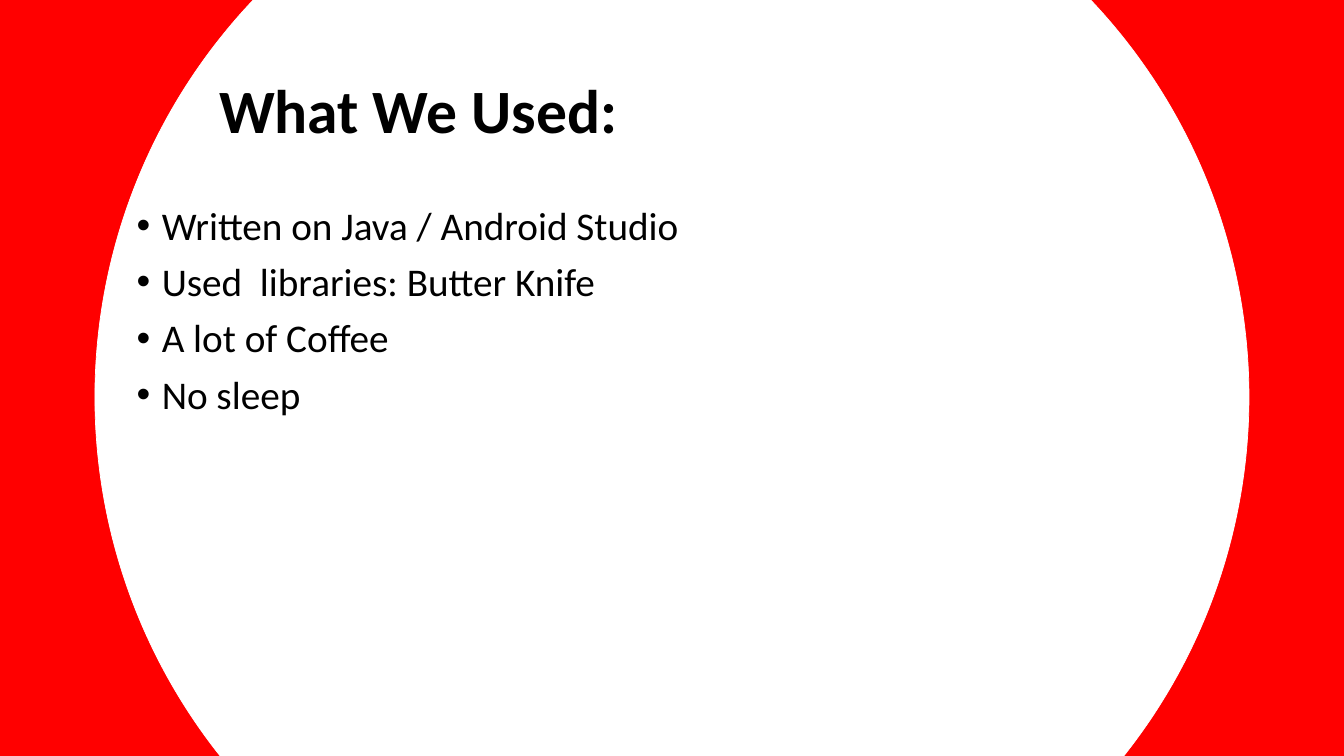
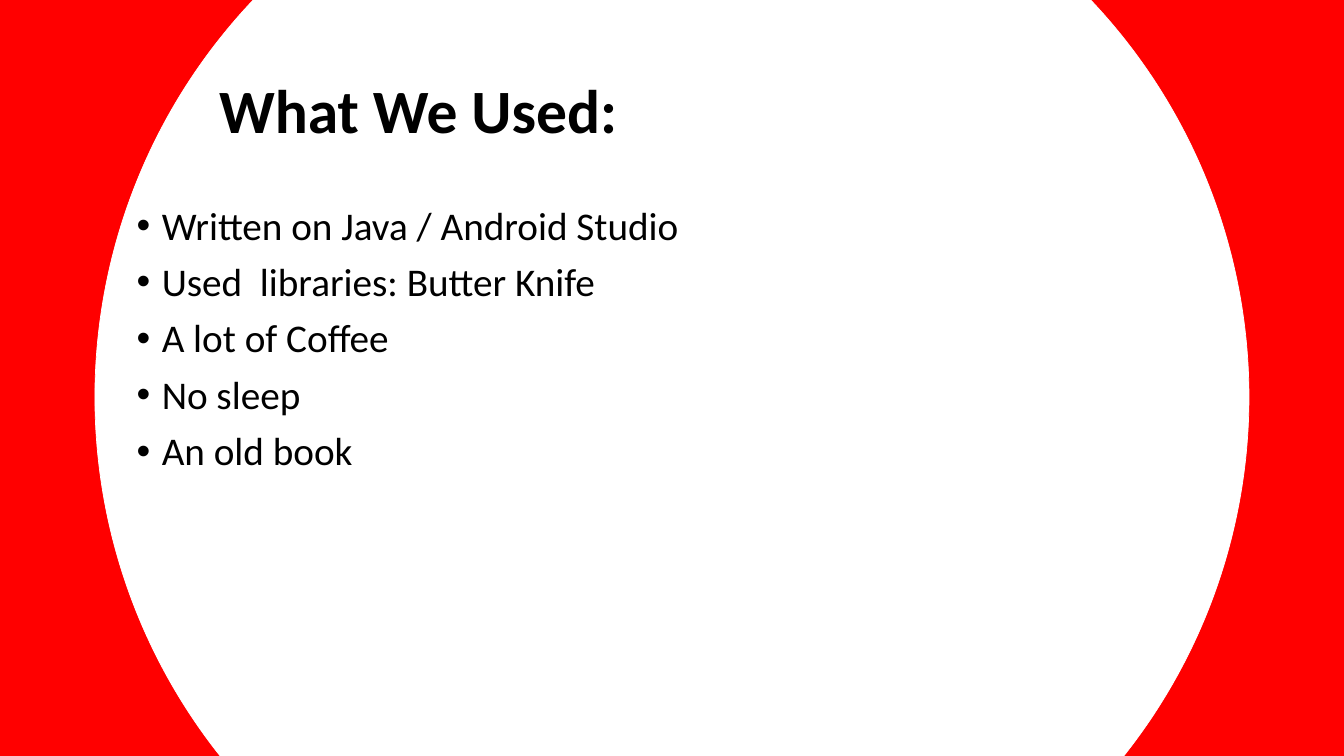
Before and after one commit to KalinD/The-ERRORs, a slide deck: slide 6 of Xames.pptx. Drawn at 1344x756 pixels with LibreOffice and Linux fonts; fonts in the diff are those of the drawing. Boxes give left, top, right and bottom in pixels: in the first picture for what was removed or moved away, otherwise in the second. Text is boxed around its words. In the diff, an @@ line names an element or a change of style, - is before the commit and + after.

Commit message:
Update presentation

```diff
--- a/Xames.pptx
+++ b/Xames.pptx
@@ text at [162, 437, 353, 466]: paragraph added @@
+• An old book
```
Also in this commit, not shown: 1 other slide changed.
